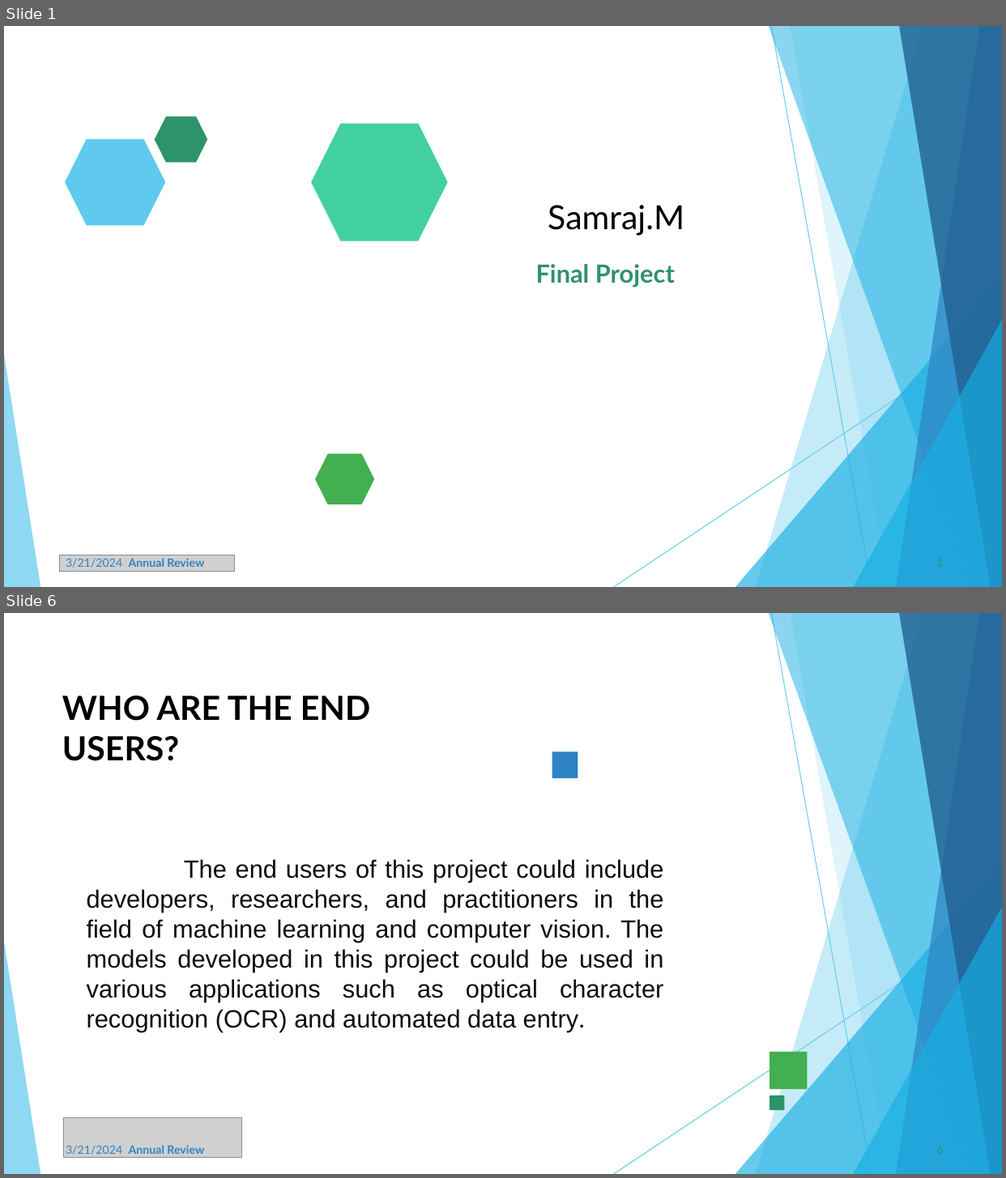
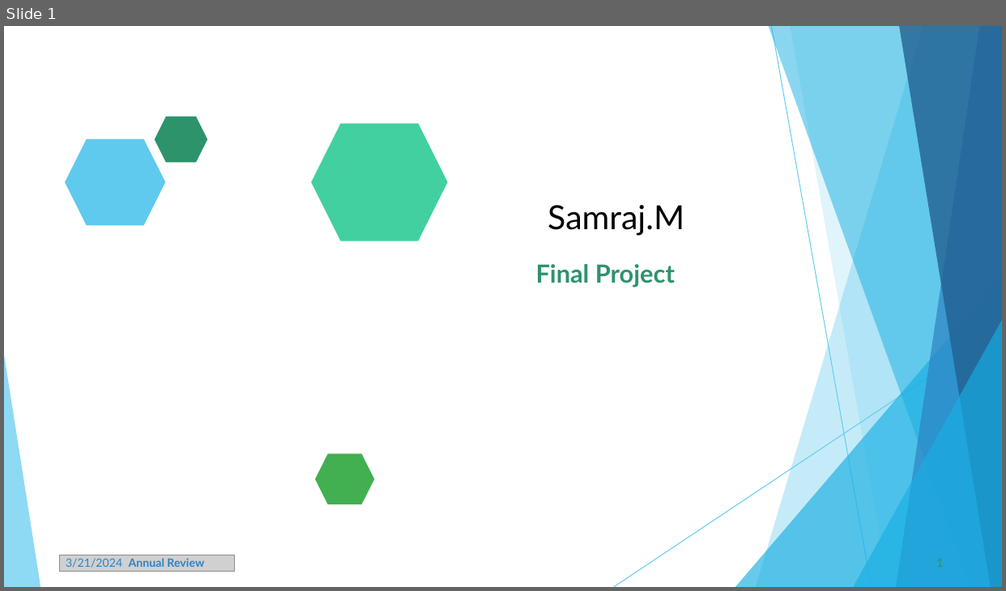
Before and after one commit to samraj46/NaanMudhalvan, a slide deck: samraj PPt.pptx. Shown one above the other, each under a label of ours: slides 1 and 6 before the commit, slide 1 after it; the slides between them are not shown. The pictures are 1006x1178 and 1006x591 pixels, drawn with LibreOffice and Linux fonts; fonts in the diff are those of the drawing; grey boxes stand for pictures. Boxes give left, top, right and bottom in pixels: in the first picture for what was removed or moved away, otherwise in the second. Text is boxed around its words. In the diff, an @@ line names an element or a change of style, - is before the commit and + after.

```diff
--- a/samraj PPt.pptx
+++ b/samraj PPt.pptx
@@ slide 6 removed at bbox=[4, 613, 1002, 1174], background #FFFFFF; not listed: 10 template elements that a slide beside it also shows @@
@@ title removed at bbox=[62, 696, 370, 761] @@
-WHO ARE THE END USERS?
@@ freeform shape removed at bbox=[552, 752, 577, 777] @@
@@ text removed at bbox=[87, 859, 664, 1033] @@
-The end users of this project could include developers, researchers, and practitioners in the field of machine learning and computer vision. The models developed in this project could be used in various applications such as optical character recognition (OCR) and automated data entry.
@@ freeform shape removed at bbox=[769, 1052, 808, 1089] @@
@@ freeform shape removed at bbox=[769, 1096, 785, 1111] @@
@@ picture removed at bbox=[63, 1118, 242, 1158] @@
@@ text removed at bbox=[66, 1145, 204, 1155] @@
-3/21/2024 Annual Review
@@ page number removed at bbox=[936, 1146, 943, 1154] @@
-6
```
Also in this commit, not shown: 7 slides changed, 1 other slide removed.
